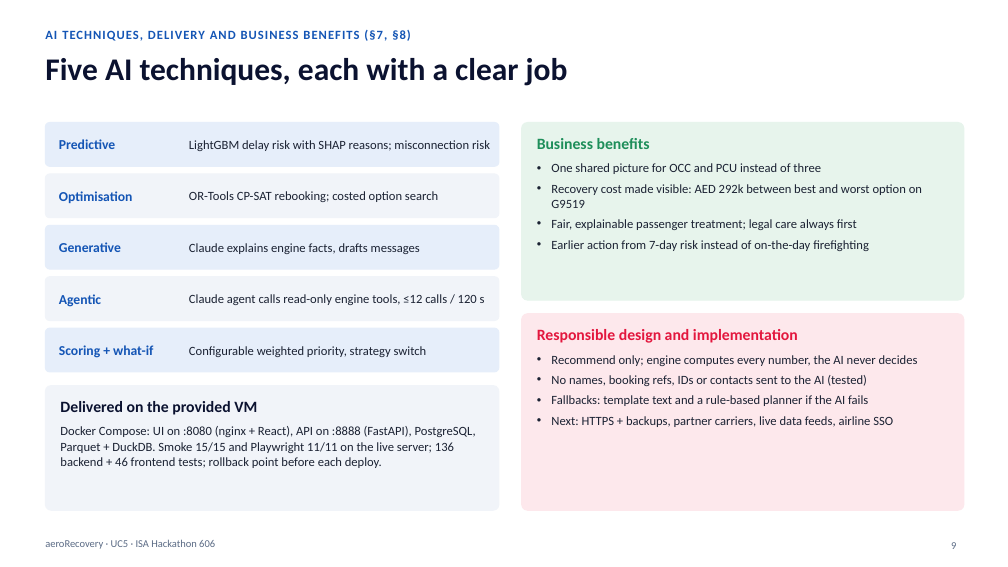
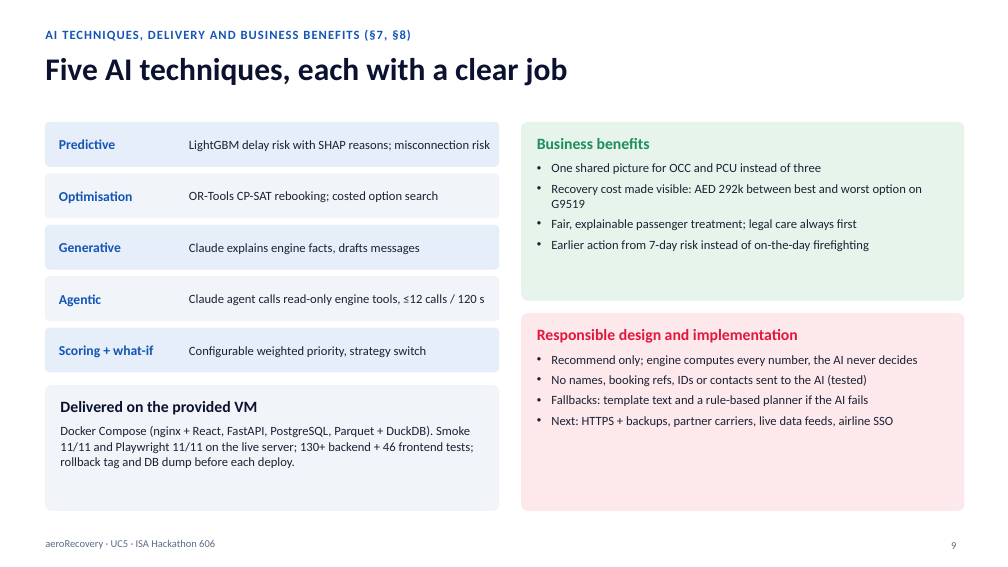
Before and after one commit to bimsarav/Hackathon-606, a slide deck: slide 9 of products/disruption-advisor/source/disruption-advisor/docs/delivery/aeroRecovery-presentation.pptx. Drawn at 1008x567 pixels with LibreOffice and Linux fonts; fonts in the diff are those of the drawing. Boxes give left, top, right and bottom in pixels: in the first picture for what was removed or moved away, otherwise in the second. Text is boxed around its words. In the diff, an @@ line names an element or a change of style, - is before the commit and + after.

```diff
--- a/products/disruption-advisor/source/disruption-advisor/docs/delivery/aeroRecovery-presentation.pptx
+++ b/products/disruption-advisor/source/disruption-advisor/docs/delivery/aeroRecovery-presentation.pptx
@@ text at box(60, 426, 474, 468): text changed @@
-Docker Compose: UI on :8080 (nginx + React), API on :8888 (FastAPI), PostgreSQL, Parquet + DuckDB. Smoke 15/15 and Playwright 11/11 on the live server; 136 backend + 46 frontend tests; rollback point before each deploy.
+Docker Compose (nginx + React, FastAPI, PostgreSQL, Parquet + DuckDB). Smoke 11/11 and Playwright 11/11 on the live server; 130+ backend + 46 frontend tests; rollback tag and DB dump before each deploy.
```
Also in this commit, not shown: 12 other slides changed, 1 slide added, 2 other files.
